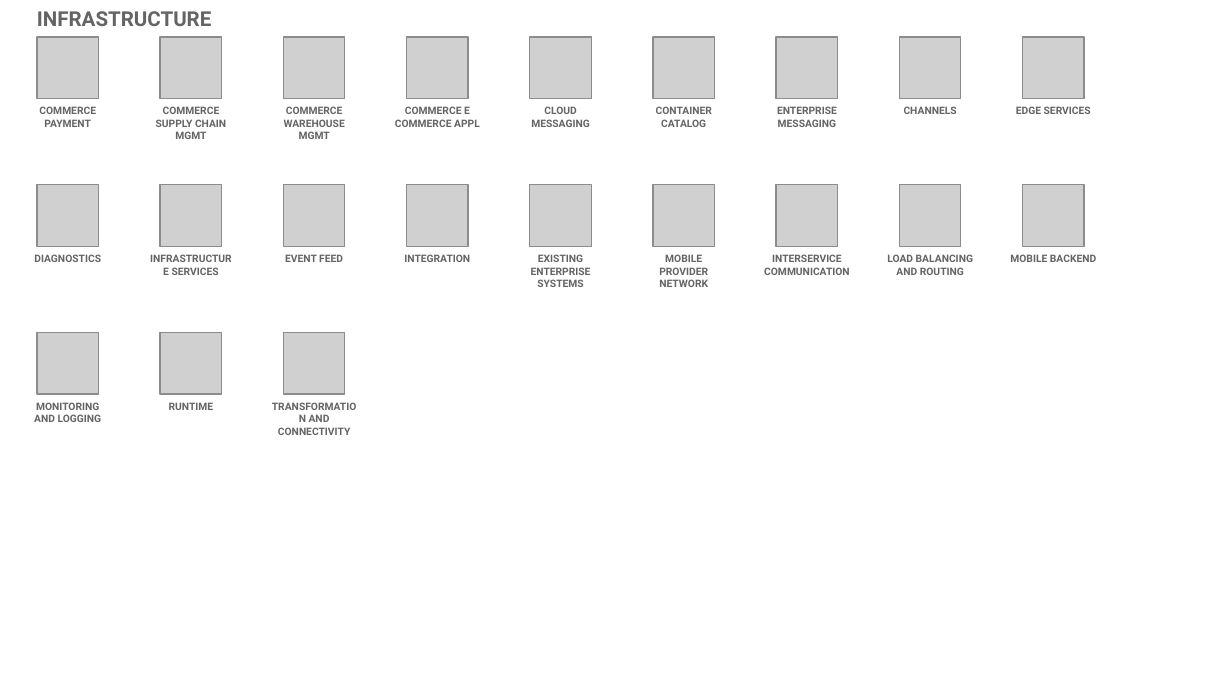
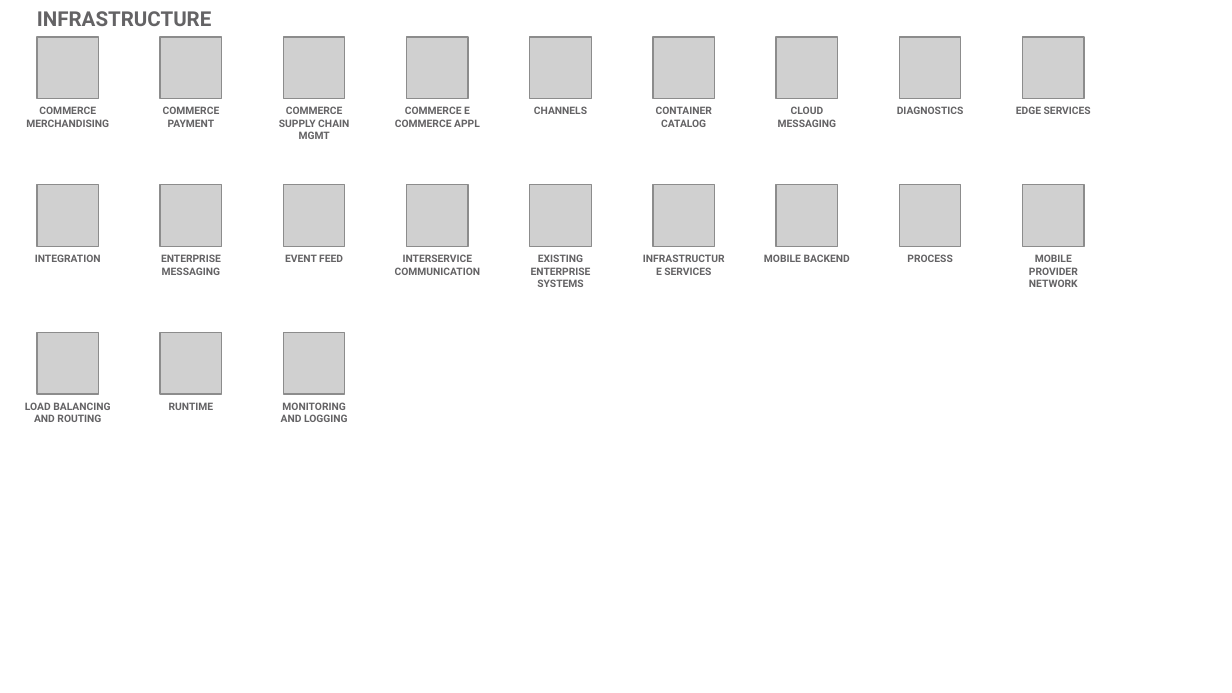
Before and after one commit to l2fprod/myarchitecture, a slide deck: slide 17 of mycatalog-architecture-diagram-template.pptx. Drawn at 1232x693 pixels with LibreOffice and Linux fonts; fonts in the diff are those of the drawing; grey boxes stand for pictures. Boxes give left, top, right and bottom in pixels: in the first picture for what was removed or moved away, otherwise in the second. Text is boxed around its words. In the diff, an @@ line names an element or a change of style, - is before the commit and + after.

Commit message:
new deck

```diff
--- a/mycatalog-architecture-diagram-template.pptx
+++ b/mycatalog-architecture-diagram-template.pptx
@@ text at (26, 106, 109, 127): text changed @@
-COMMERCE PAYMENT
+COMMERCE MERCHANDISING
@@ text at (163, 106, 220, 127): text changed @@
-COMMERCE SUPPLY CHAIN MGMT
+COMMERCE PAYMENT
@@ text at (279, 106, 349, 139): text changed @@
-COMMERCE WAREHOUSE MGMT
+COMMERCE SUPPLY CHAIN MGMT
@@ text at (534, 106, 587, 114): text changed @@
-CLOUD MESSAGING
+CHANNELS
@@ text at (778, 106, 836, 127): text changed @@
-ENTERPRISE MESSAGING
+CLOUD MESSAGING
@@ text at (897, 106, 964, 114): text changed @@
-CHANNELS
+DIAGNOSTICS
@@ text at (35, 254, 101, 262): text changed @@
-DIAGNOSTICS
+INTEGRATION
@@ text at (161, 254, 221, 275): text changed @@
-INFRASTRUCTURE SERVICES
+ENTERPRISE MESSAGING
@@ text at (395, 254, 481, 275): text changed @@
-INTEGRATION
+INTERSERVICE COMMUNICATION
@@ text at (664, 267, 711, 275): text changed @@
-MOBILE PROVIDER NETWORK
+INFRASTRUCTURE SERVICES
@@ text at (764, 254, 850, 262): text changed @@
-INTERSERVICE COMMUNICATION
+MOBILE BACKEND
@@ text at (907, 254, 952, 262): text changed @@
-LOAD BALANCING AND ROUTING
+PROCESS
@@ text at (1029, 254, 1078, 287): text changed @@
-MOBILE BACKEND
+MOBILE PROVIDER NETWORK
@@ text at (25, 402, 110, 422): text changed @@
-MONITORING AND LOGGING
+LOAD BALANCING AND ROUTING
@@ text at (281, 402, 348, 422): text changed @@
-TRANSFORMATION AND CONNECTIVITY
+MONITORING AND LOGGING
```
Also in this commit, not shown: 15 other slides changed.
